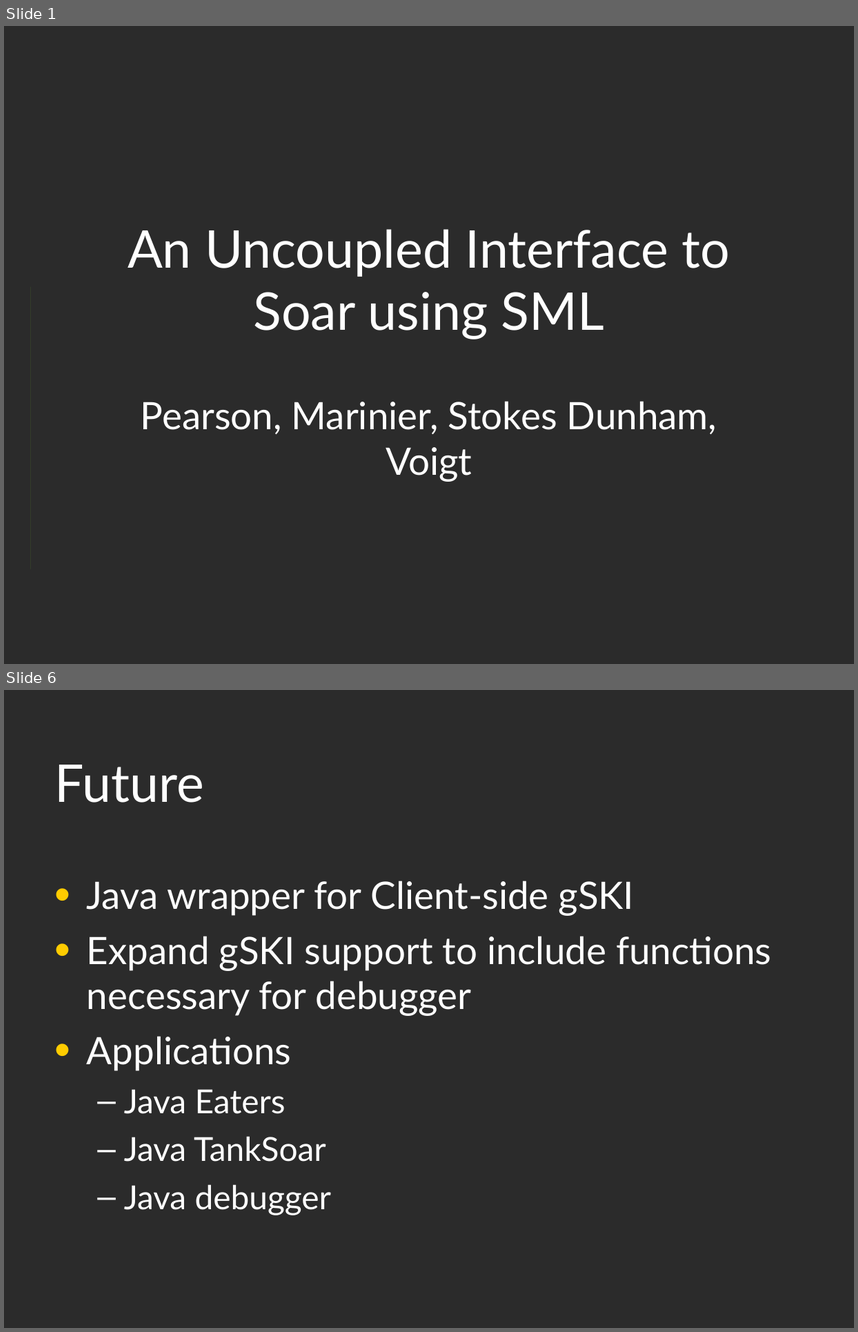
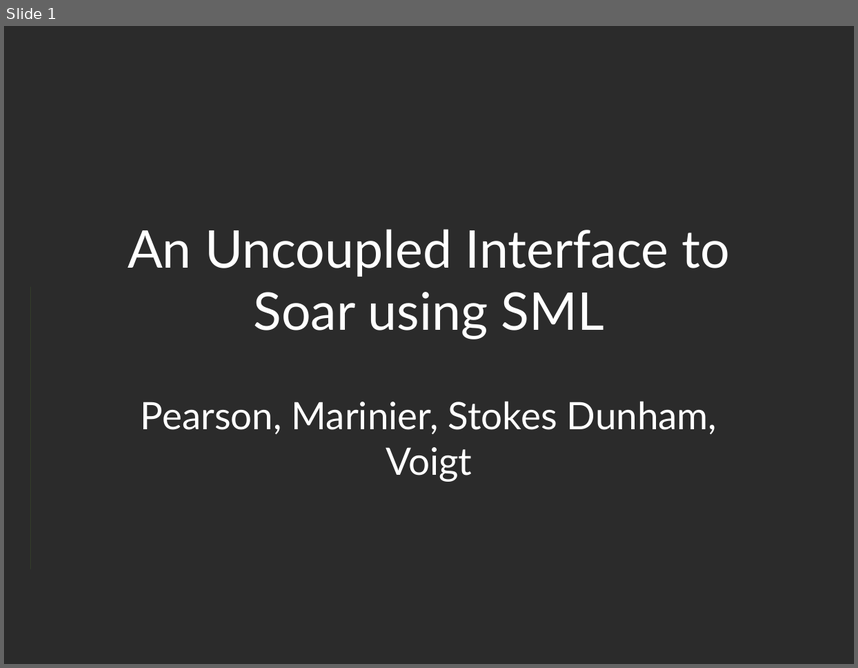
Before and after one commit to SoarGroup/Soar, a slide deck: Documentation/SML High-level presentation.ppt. Shown one above the other, each under a label of ours: slides 1 and 6 before the commit, slide 1 after it; the slides between them are not shown. The pictures are 858x1332 and 858x668 pixels, drawn with LibreOffice and Linux fonts; fonts in the diff are those of the drawing; background and template pictures are left out; a plain dark background stands for a picture behind light text. Boxes give left, top, right and bottom in pixels: in the first picture for what was removed or moved away, otherwise in the second. Text is boxed around its words. In the diff, an @@ line names an element or a change of style, - is before the commit and + after.

```diff
--- a/Documentation/SML High-level presentation.ppt
+++ b/Documentation/SML High-level presentation.ppt
@@ slide 6 removed at (x1=4, y1=690, x2=854, y2=1328), background picture (left out) @@
@@ title removed at (x1=55, y1=765, x2=204, y2=802) @@
-Future
@@ text removed at (x1=87, y1=880, x2=771, y2=1215) @@
-• Java wrapper for Client-side gSKI
-• Expand gSKI support to include functions necessary for debugger
-• Applications
-  – Java Eaters
-  – Java TankSoar
-  – Java debugger
```
Also in this commit, not shown: 2 slides changed, 3 slides added, 2 other slides removed.
